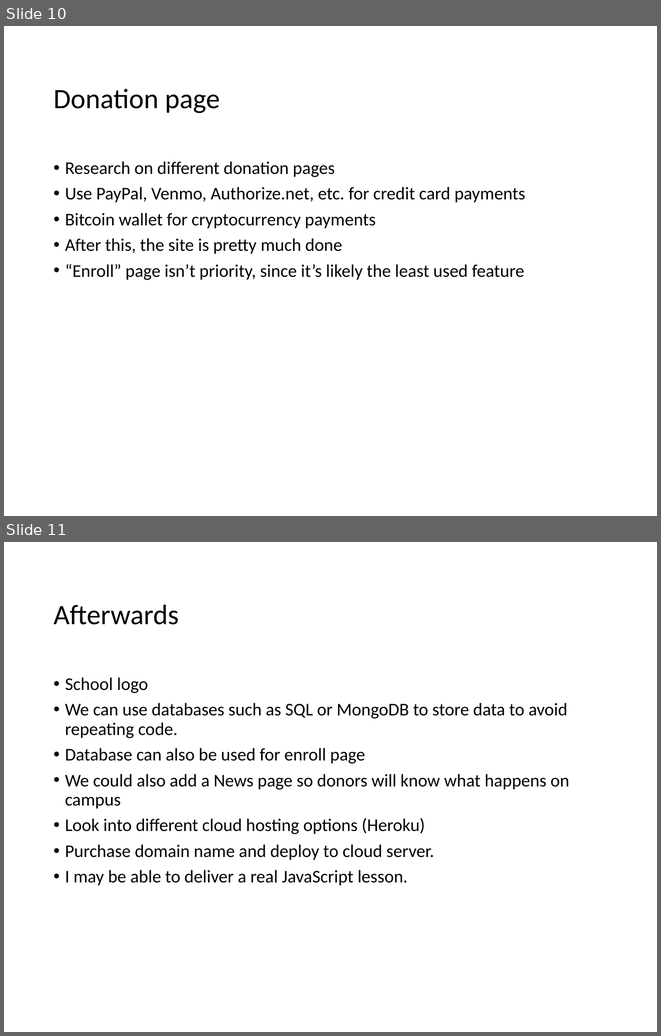
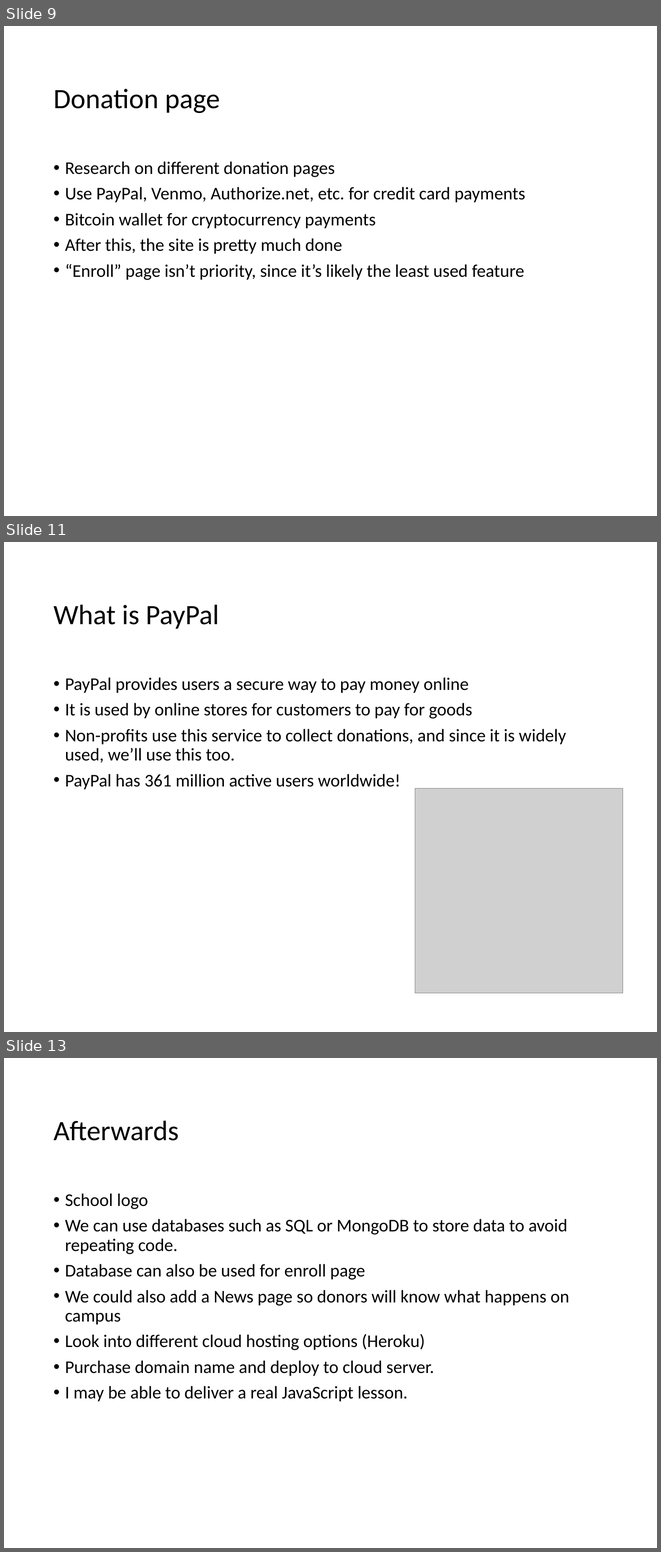
Before and after one commit to rpham2234/bfiaps, a slide deck: Mukono web development slide.pptm. Shown one above the other, each under a label of ours: slides 10 and 11 before the commit, slides 9, 11 and 13 after it; the slides between them are not shown. The pictures are 661x1036 and 661x1552 pixels, drawn with LibreOffice and Linux fonts; fonts in the diff are those of the drawing; grey boxes stand for pictures; background and template pictures are left out. Boxes give left, top, right and bottom in pixels: in the first picture for what was removed or moved away, otherwise in the second. Text is boxed around its words. In the diff, an @@ line names an element or a change of style, - is before the commit and + after.

```diff
--- a/Mukono web development slide.pptm
+++ b/Mukono web development slide.pptm
@@ slide 11 added at <box>4,542,657,1032</box>, background picture (left out) @@
@@ title added at <box>53,605,219,629</box>, 44 pt, text #000000 @@
+What is PayPal
@@ text added at <box>65,677,566,790</box>, 28 pt, text #000000 @@
+• PayPal provides users a secure way to pay money online
+• It is used by online stores for customers to pay for goods
+• Non-profits use this service to collect donations, and since it is widely used, we’ll use this too.
+• PayPal has 361 million active users worldwide!
@@ picture added at <box>415,788,623,993</box> @@
@@ what was slide 10 is now slide 9 @@
@@ what was slide 11 is now slide 13 @@
```
Also in this commit, not shown: 2 other slides added, 1 slide removed, 2 other files.
